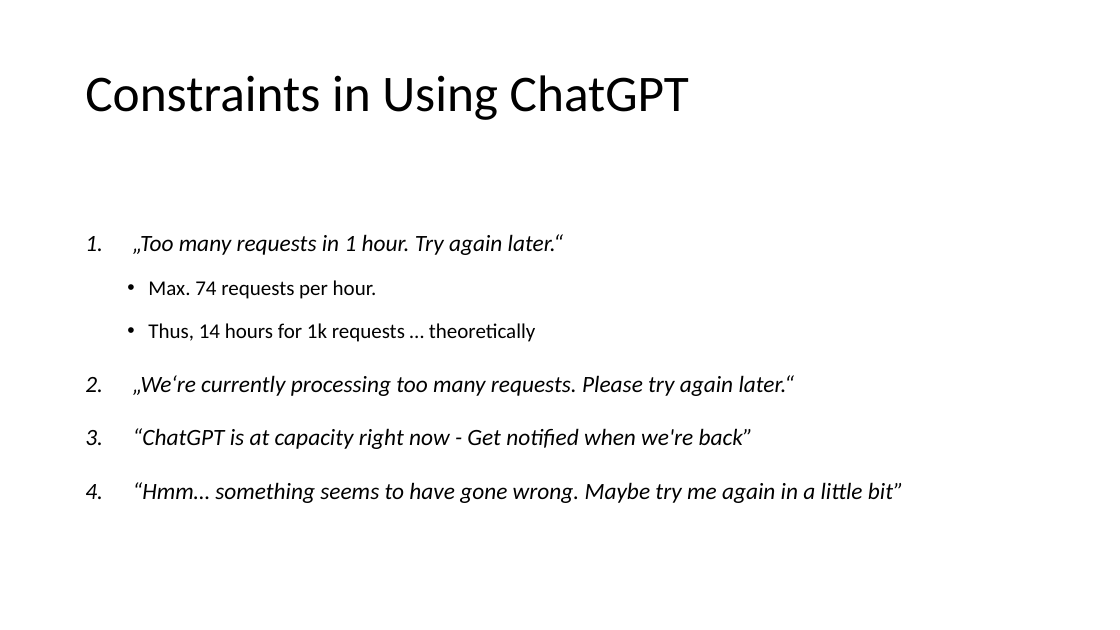
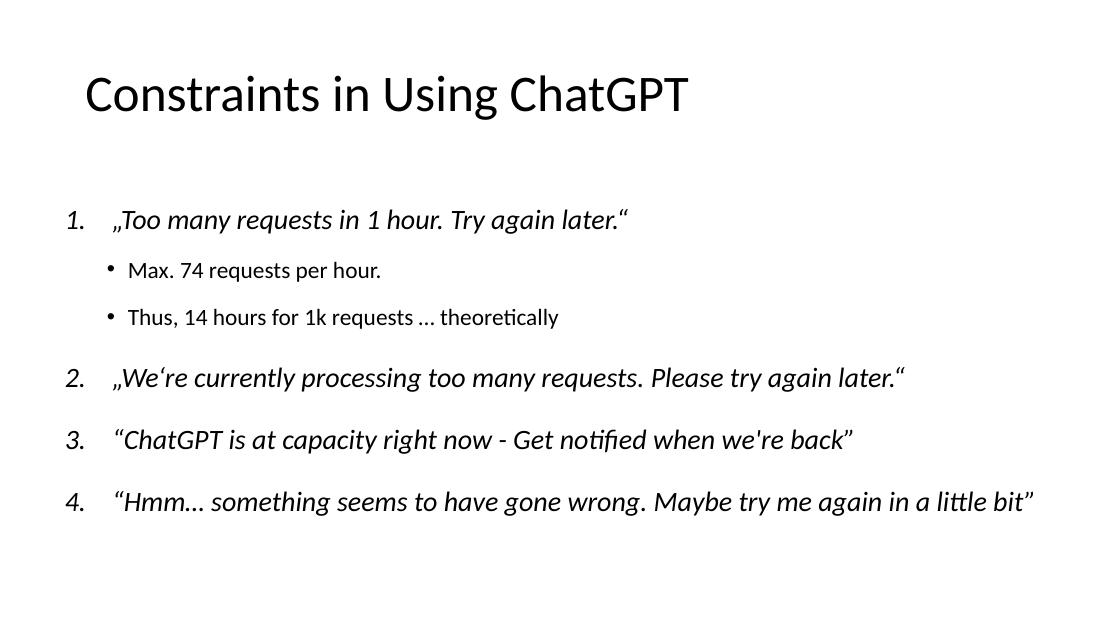
Before and after one commit to sciphie/JokeGPT, a slide deck: slide 4 of ChatGPT is fun –.pptm. Drawn at 1120x630 pixels with LibreOffice and Linux fonts; fonts in the diff are those of the drawing. Boxes give left, top, right and bottom in pixels: in the first picture for what was removed or moved away, otherwise in the second. Text is boxed around its words. In the diff, an @@ line names an element or a change of style, - is before the commit and + after.

```diff
--- a/ChatGPT is fun –.pptm
+++ b/ChatGPT is fun –.pptm
@@ text "„Too many requests in 1 ...": place and size @@
-text "„Too many requests in 1 ..." at bbox=[133, 234, 904, 503]
+text "„Too many requests in 1 ..." at bbox=[112, 209, 1036, 516]
@@ text "„Too many requests in 1 ..." at bbox=[112, 209, 1036, 516]: size 20 to 24 pt in "„Too many requests in 1 hour. Try ...", "„We‘re currently processing too many requests. Please ...", "“ChatGPT is at capacity right now - ...", "“Hmm… something seems to have gone wrong. ..."; size 18 to 20 pt in "Max. 74 requests per hour.", "Thus, 14 hours for 1k requests … ..." @@
```
Also in this commit, not shown: 4 other slides changed, 9 slides added, 4 other files.
